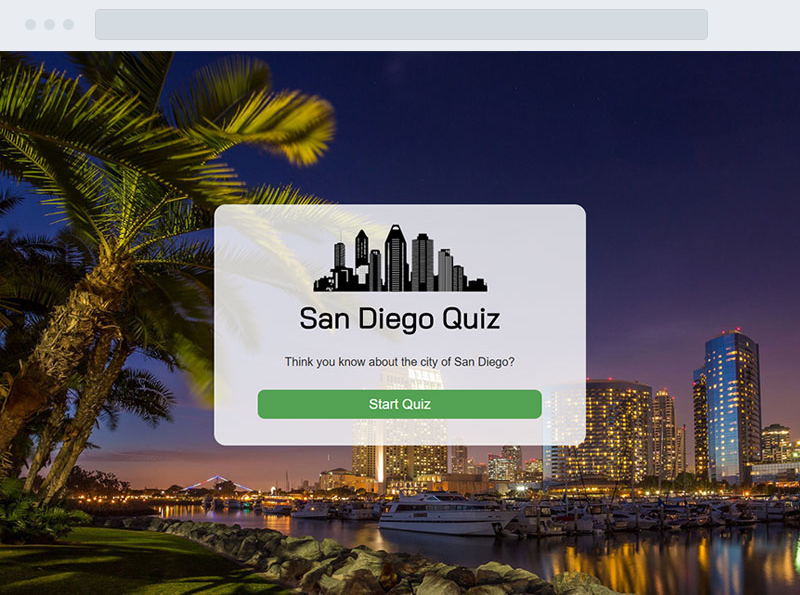
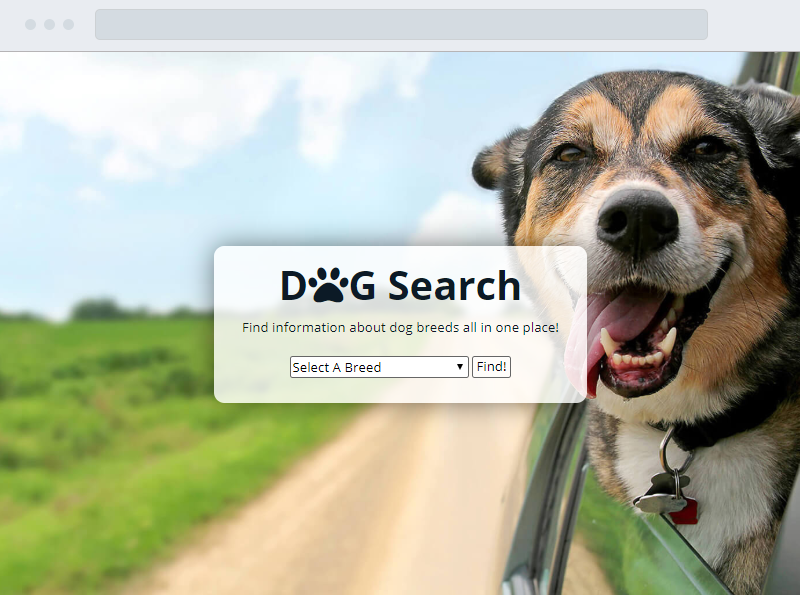
Comparing the layer stacks of the two 800×595 images. Changes:
added layer "Layer 1" above "Background" over [left=0, top=51, right=800, bottom=595]
